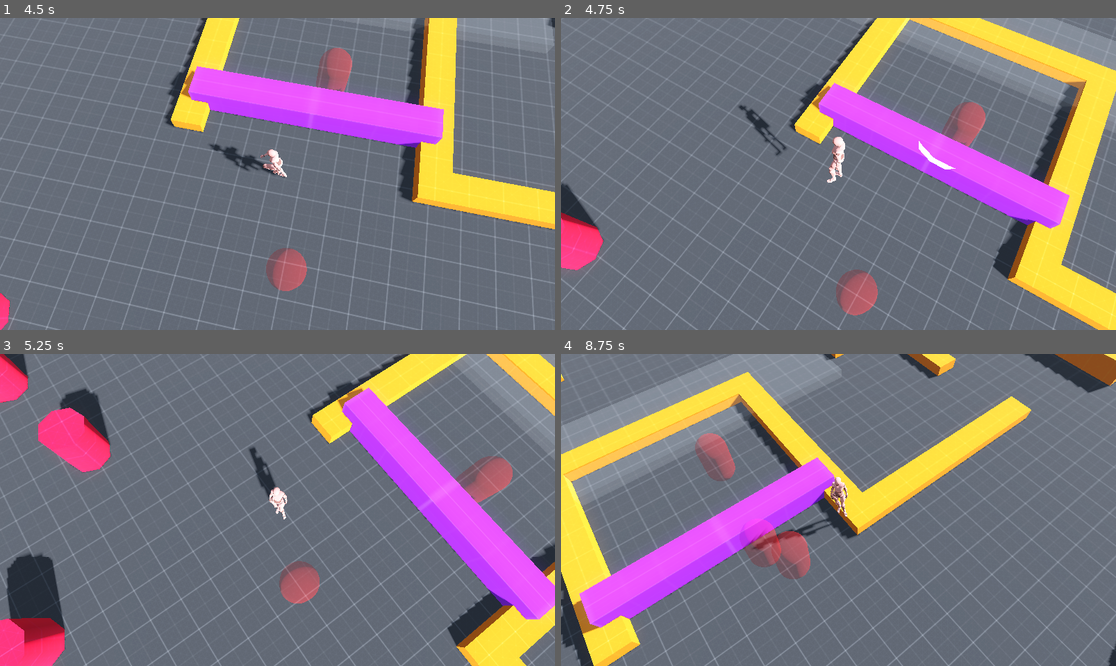
Above: before the commit, frames 1-4 (two rows, left to right).
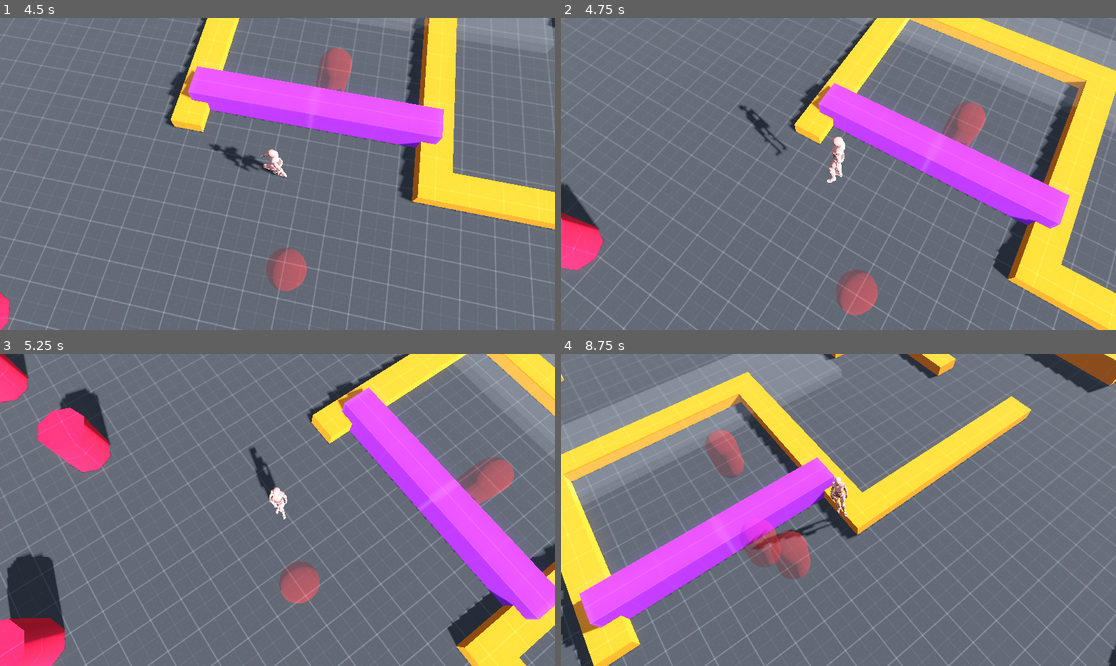
Above: after the commit, the same moments.

Repository: Bloombeard/diamond-heist
Game: Godot game, scene res://scenes/test_arena.tscn
Same seed, same stepped clock (60 frames per second), same inputs: the game is played once before the commit and once after it. This scene is started directly instead of the project's main scene.
Inputs:
- Up to frame 1 (4.5 s): hold D (move_right) 0.53-1.28 s; hold Shift (block) 0.53-1.28 s; tap Space (jump) at 0.77, 1.52, 3.02, 3.77 s; hold S (move_backward) 1.28-2.03 s; tap Shift (block) at 1.35, 2.85, 4.35 s; hold D (move_right) 2.03-2.78 s; hold Shift (block) 2.03-2.78 s; hold W (move_forward) 2.78-3.53 s; hold Shift (block) 3.53-4.28 s; hold A (move_left) from 3.53 s (still down)
- Up to frame 2 (4.75 s): keep holding A (move_left); tap Space (jump) at 4.52 s
- Up to frame 3 (5.25 s): release A (move_left) at 5.03 s; hold S (move_backward) from 5.03 s (still down); hold Shift (block) from 5.03 s (still down)
- Up to frame 4 (8.75 s): release S (move_backward) at 5.78 s; release Shift (block) at 5.78 s; hold D (move_right) 5.78-6.53 s; tap Shift (block) at 5.85, 7.35 s; tap Space (jump) at 6.02, 6.77, 7.52 s; hold W (move_forward) 6.53-7.28 s; hold Shift (block) 6.53-7.28 s; hold D (move_right) 7.28-8.03 s; hold S (move_backward) from 8.03 s (still down); hold Shift (block) from 8.03 s (still down)

Frame 1 is identical in both runs. In frame 2, 0.1% of the frame differs, in the area x 64-72%, y 39-49%; in frame 3, less than 0.1%; in frame 4, 0.8%, in the area x 24-33%, y 24-41%.

Commit message:
cube crash fixing

Diff:
--- a/scenes/enemy.tscn
+++ b/scenes/enemy.tscn
@@ -127,6 +127,8 @@
 transform = Transform3D(1, 0, 0, 0, 1, 0, 0, 0, 1, 0, 0.9, 0)
 
 [node name="Slasher" parent="enemy_skin" instance=ExtResource("2_4ra3w")]
-fast_attack_length = 50
-fast_first_active_frame = 20
-fast_first_recovery_frame = 30
+fast_attack_length = 80
+fast_first_active_frame = 60
+fast_first_recovery_frame = 65
+slow_attack_length = 40
+slow_first_recovery_frame = 25
--- a/scripts/enemy.gd
+++ b/scripts/enemy.gd
@@ -86,10 +86,7 @@
 	elif statem.state == statem.ATTACKING:
 		move_direction = direction_to_player
 		move_direction.y = 0
-		if statem.atk_state != statem.ATK_RECOVERY:
-			current_speed = move_speed / 6
-		else:
-			current_speed = 0
+		current_speed = move_speed / 6
 		if statem.atk_counter == 1:
 			if idle_distance % 2 == 0:
 				idle_distance += 1
@@ -169,6 +166,8 @@
 				bomb.visible = false
 				bubble.set_deferred("disabled", true)
 				bubble.visible = false
+				cube_area.monitoring = false
+				cube_area.monitorable = false
 				cube.set_deferred("disabled", true)
 				cube.visible = false
 				statem.state = statem.STAGGERED
